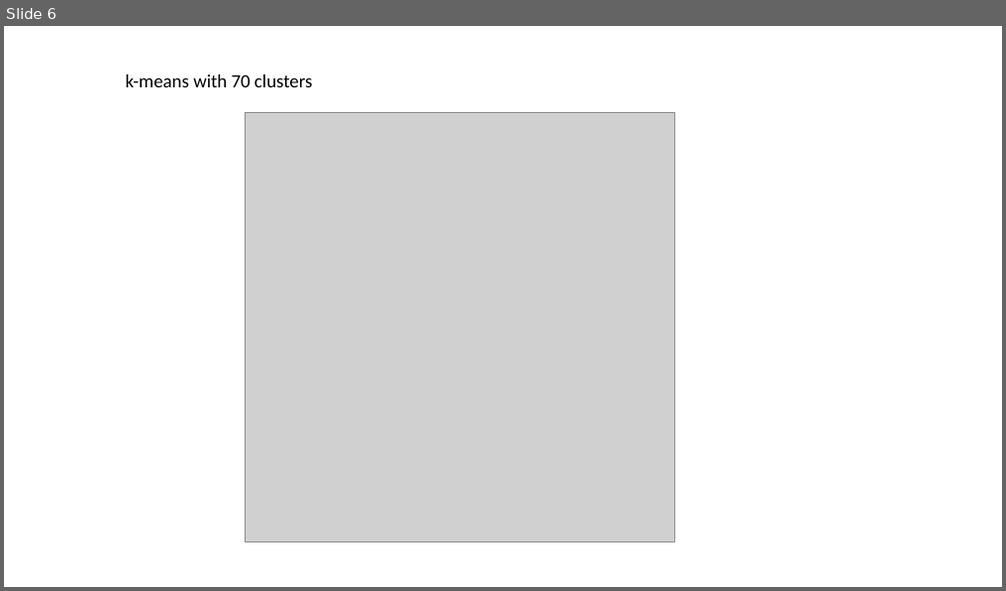
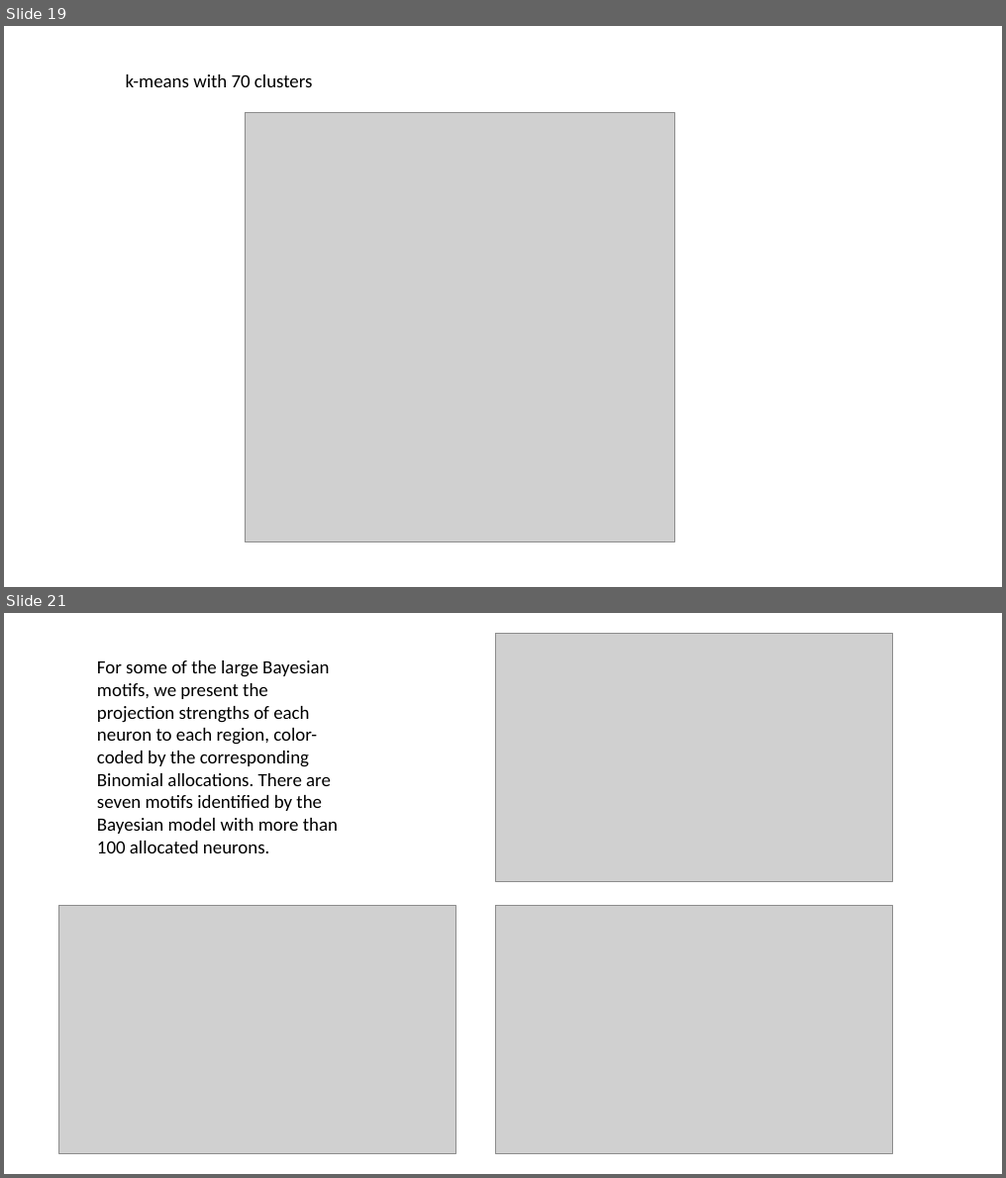
Before and after one commit to jinluliu550/MAPseq_analysis, a slide deck: jinlu/EC.pptx. Shown one above the other, each under a label of ours: slide 6 before the commit, slides 19 and 21 after it; the slides between them are not shown. The pictures are 1006x591 and 1006x1178 pixels, drawn with LibreOffice and Linux fonts; fonts in the diff are those of the drawing; grey boxes stand for pictures. Boxes give left, top, right and bottom in pixels: in the first picture for what was removed or moved away, otherwise in the second. Text is boxed around its words. In the diff, an @@ line names an element or a change of style, - is before the commit and + after.

```diff
--- a/jinlu/EC.pptx
+++ b/jinlu/EC.pptx
@@ slide 21 added at [4, 613, 1002, 1174], background #FFFFFF @@
@@ picture added at [496, 633, 893, 881] @@
@@ text added at [97, 661, 338, 854], 18 pt, text #000000 @@
+For some of the large Bayesian motifs, we present the projection strengths of each neuron to each region, color-coded by the corresponding Binomial allocations. There are seven motifs identified by the Bayesian model with more than 100 allocated neurons.
@@ picture added at [58, 906, 455, 1154] @@
@@ picture added at [496, 906, 893, 1154] @@
@@ what was slide 6 is now slide 19 @@
```
Also in this commit, not shown: 18 other slides added, 3 slides removed, 25 other files.
